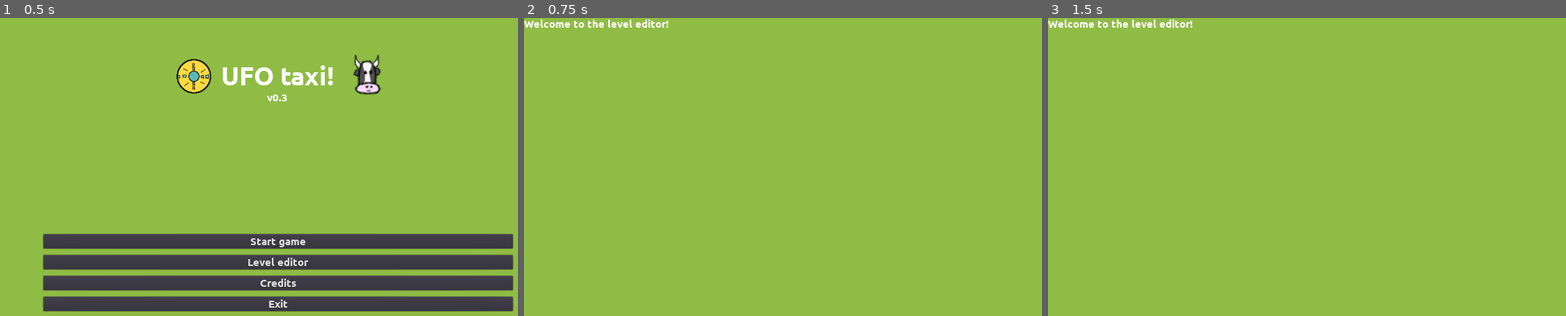
Above: before the commit, frames 1-3 (left to right).
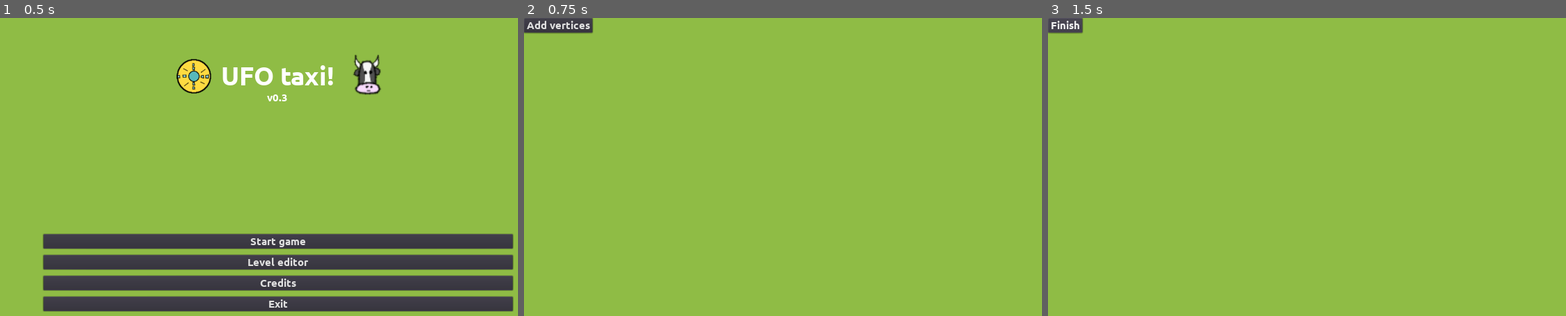
Above: after the commit, the same moments.

Repository: moisesjbc/ufo-taxi
Game: Godot game, scene res://menus/main_menu/main_menu.tscn
Two runs of this game, one before a commit and one after it. Both use one fixed random seed, a clock stepped at 60 frames per second and the inputs below.
Inputs (mouse positions are in pixels of both pictures, inside the frame that each line leads up to):
- Up to frame 1 (0.5 s): no input
- Up to frame 2 (0.75 s): click "Level editor" at 0.5 s
- Up to frame 3 (1.5 s): click (1084, 23) at 1.25 s, where only the run after the commit has a clickable "Add vertices"

Frame 1 is identical in both runs. In frame 2, 0.9% of the frame differs, in the area x 0-28%, y 0-6%; in frame 3, 0.6%.

Commit message:
Added "Add vertices" mode to level editor.

Diff:
--- a/godot-project/gameplay/railtrack/railtrack.gd
+++ b/godot-project/gameplay/railtrack/railtrack.gd
@@ -4,6 +4,7 @@
 var current_node = null
 var current_edge = null
 var player = null
+var closed = true
 
 signal node_removed
 signal node_added
@@ -41,13 +42,14 @@
 		current_state.input(event)
 
 func _draw():
-	if current_state:
-		if current_state.has_method('draw'):
+	if current_state or not player:
+		if current_state and current_state.has_method('draw'):
 			current_state.draw()
 		else:
 			for i in range(len(nodes) - 1):
 				draw_line(nodes[i], nodes[i+1], get_edge_color(i), 5)
-			draw_line(nodes[len(nodes) - 1], nodes[0], get_edge_color(len(nodes) - 1), 5)
+			if closed:
+				draw_line(nodes[len(nodes) - 1], nodes[0], get_edge_color(len(nodes) - 1), 5)
 
 			if current_node != null:
 				draw_circle(nodes[current_node], 10, Color.blue)
@@ -154,6 +156,13 @@
 	else:
 		warning('Edge in use!')
 
+func push_node(new_position):
+	"""
+	Used in level editor
+	"""
+	nodes.push_back(new_position)
+	update()
+
 func consume_action():
 	if n_remaining_actions != null:
 		n_remaining_actions -= 1
@@ -161,3 +170,8 @@
 
 func warning(text):
 	emit_signal("warning_added", text)
+
+
+func close():
+	closed = true
+	update()
--- /dev/null
+++ b/godot-project/level_editor/main/level_editor.gd
@@ -0,0 +1,4 @@
+extends Node2D
+
+func _ready():
+	$railtrack.closed = false
--- a/godot-project/level_editor/main/level_editor.tscn
+++ b/godot-project/level_editor/main/level_editor.tscn
@@ -1,11 +1,46 @@
-[gd_scene format=2]
+[gd_scene load_steps=6 format=2]
+
+[ext_resource path="res://level_editor/main/state_machine/state_machine.gd" type="Script" id=1]
+[ext_resource path="res://level_editor/main/state_machine/add_vertices.gd" type="Script" id=2]
+[ext_resource path="res://level_editor/main/level_editor.gd" type="Script" id=3]
+[ext_resource path="res://gameplay/railtrack/railtrack.tscn" type="PackedScene" id=4]
+[ext_resource path="res://level_editor/main/state_machine/idle.gd" type="Script" id=5]
 
 [node name="level_editor" type="Node2D"]
+script = ExtResource( 3 )
 
-[node name="Label" type="Label" parent="."]
-margin_right = 40.0
-margin_bottom = 28.0
-text = "Welcome to the level editor!"
+[node name="state_machine" type="Node2D" parent="."]
+script = ExtResource( 1 )
+
+[node name="idle" type="Node2D" parent="state_machine"]
+script = ExtResource( 5 )
+
+[node name="tools_container" type="HBoxContainer" parent="state_machine/idle"]
+visible = false
+anchor_right = 1.0
+margin_right = 1278.0
+margin_bottom = 34.0
 __meta__ = {
 "_edit_use_anchors_": false
 }
+
+[node name="add_vertices_button" type="Button" parent="state_machine/idle/tools_container"]
+margin_right = 158.0
+margin_bottom = 34.0
+text = "Add vertices"
+
+[node name="add_vertices" type="Node2D" parent="state_machine"]
+script = ExtResource( 2 )
+
+[node name="add_vertices_exit_button" type="Button" parent="state_machine/add_vertices"]
+visible = false
+margin_right = 12.0
+margin_bottom = 34.0
+text = "Finish"
+__meta__ = {
+"_edit_use_anchors_": false
+}
+
+[node name="railtrack" parent="." instance=ExtResource( 4 )]
+[connection signal="pressed" from="state_machine/idle/tools_container/add_vertices_button" to="state_machine/idle" method="_on_add_vertices_button_pressed"]
+[connection signal="pressed" from="state_machine/add_vertices/add_vertices_exit_button" to="state_machine/add_vertices" method="_on_add_vertices_exit_button_pressed"]
--- /dev/null
+++ b/godot-project/level_editor/main/state_machine/add_vertices.gd
@@ -0,0 +1,14 @@
+extends Node2D
+
+var level_editor = null
+var state_machine = null
+
+func input(event):
+	if (event is InputEventMouseButton or event is InputEventScreenTouch) and event.pressed and not Rect2($add_vertices_exit_button.rect_position, $add_vertices_exit_button.rect_size).has_point(event.position):
+		var mouse_position = level_editor.get_node('railtrack').to_local(event.position)
+		level_editor.get_node('railtrack').push_node(mouse_position)
+
+
+func _on_add_vertices_exit_button_pressed():
+	level_editor.get_node('railtrack').close()
+	state_machine.set_current_state('idle')
--- /dev/null
+++ b/godot-project/level_editor/main/state_machine/idle.gd
@@ -0,0 +1,8 @@
+extends Node2D
+
+var state_machine = null
+var level_editor = null
+
+
+func _on_add_vertices_button_pressed():
+	state_machine.set_current_state('add_vertices')
--- /dev/null
+++ b/godot-project/level_editor/main/state_machine/state_machine.gd
@@ -0,0 +1,35 @@
+extends Node2D
+
+var current_state = null
+
+
+func _ready():
+	set_current_state('idle')
+
+
+func set_current_state(new_state_name):
+	var new_state = get_node(new_state_name)
+
+	if current_state:
+		for child in current_state.get_children():
+			child.visible = false
+
+	current_state = new_state
+
+	current_state.state_machine = self
+	current_state.level_editor = self.get_parent()
+
+	if current_state:
+		if current_state.has_method('start'):
+			current_state.start()
+		for child in current_state.get_children():
+			child.visible = true
+
+
+func _physics_process(delta):
+	if current_state and current_state.has_method('physics_process'):
+		current_state.physics_process(delta)
+
+func _input(event):
+	if current_state and current_state.has_method('input'):
+		current_state.input(event)
--- a/godot-project/menus/main_menu/main_menu.tscn
+++ b/godot-project/menus/main_menu/main_menu.tscn
@@ -34,7 +34,7 @@
 margin_left = 100.0
 margin_top = 100.0
 margin_right = 1180.0
-margin_bottom = 720.0
+margin_bottom = 781.0
 custom_constants/separation = 300
 
 [node name="title_container" type="CenterContainer" parent="margin_container/vbox_container"]
